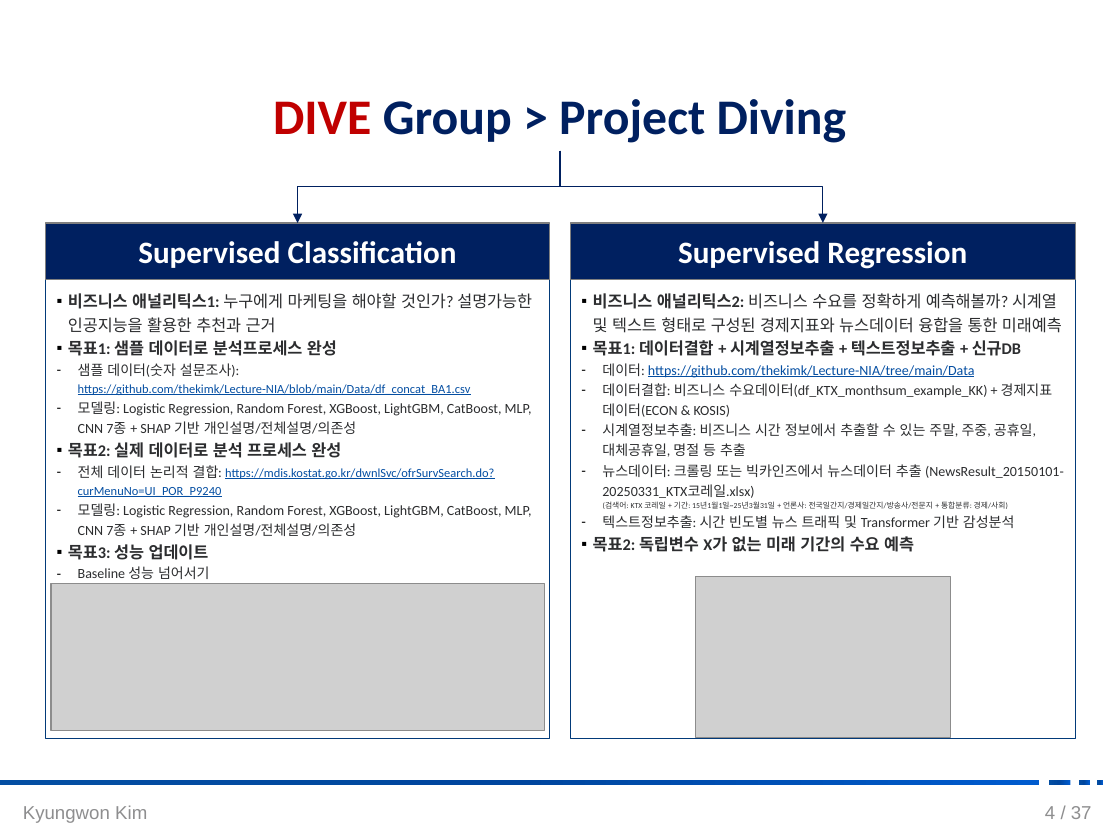
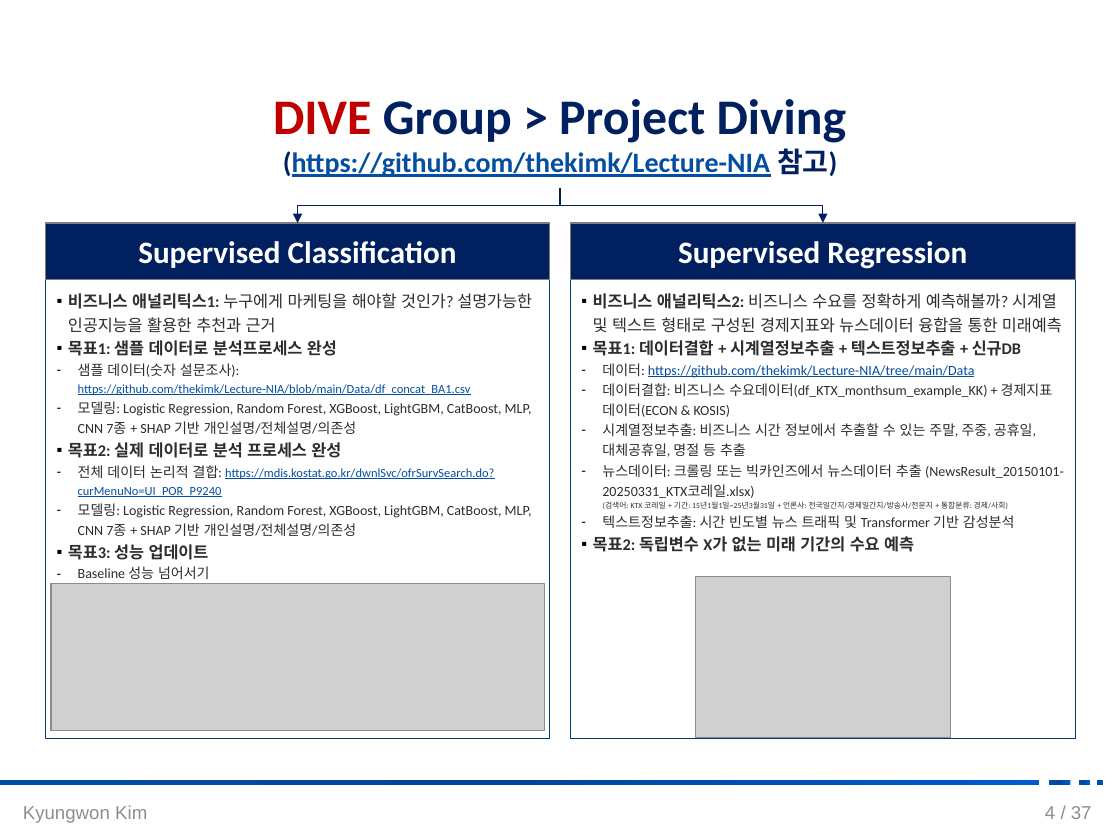
Before and after one commit to DataWizardd/DEBA-Research, a slide deck: slide 5 of [Document]/소개운영자료/[DIVE_운영방향_김경원교수].pptx. Drawn at 1120x840 pixels with LibreOffice and Linux fonts; fonts in the diff are those of the drawing; grey boxes stand for pictures; background and template pictures are left out. Boxes give left, top, right and bottom in pixels: in the first picture for what was removed or moved away, otherwise in the second. Text is boxed around its words. In the diff, an @@ line names an element or a change of style, - is before the commit and + after.

```diff
--- a/[Document]/소개운영자료/[DIVE_운영방향_김경원교수].pptx
+++ b/[Document]/소개운영자료/[DIVE_운영방향_김경원교수].pptx
@@ text at (x1=283, y1=148, x2=837, y2=177): paragraph added @@
+(https://github.com/thekimk/Lecture-NIA 참고)
@@ elbow arrow moved from (560, 151) - (298, 223) to (560, 188) - (298, 223) @@
@@ elbow arrow moved from (560, 151) - (823, 223) to (560, 188) - (823, 223) @@
```
